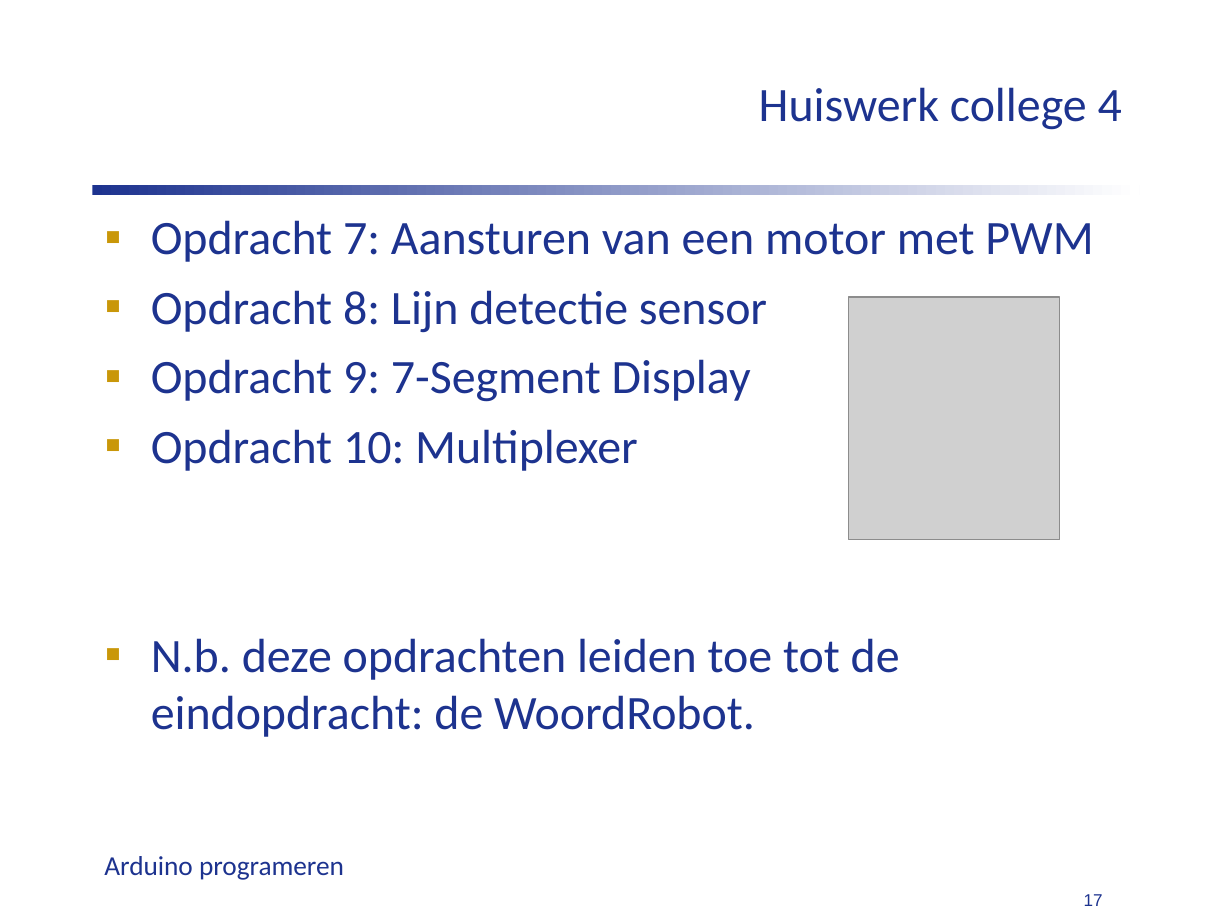
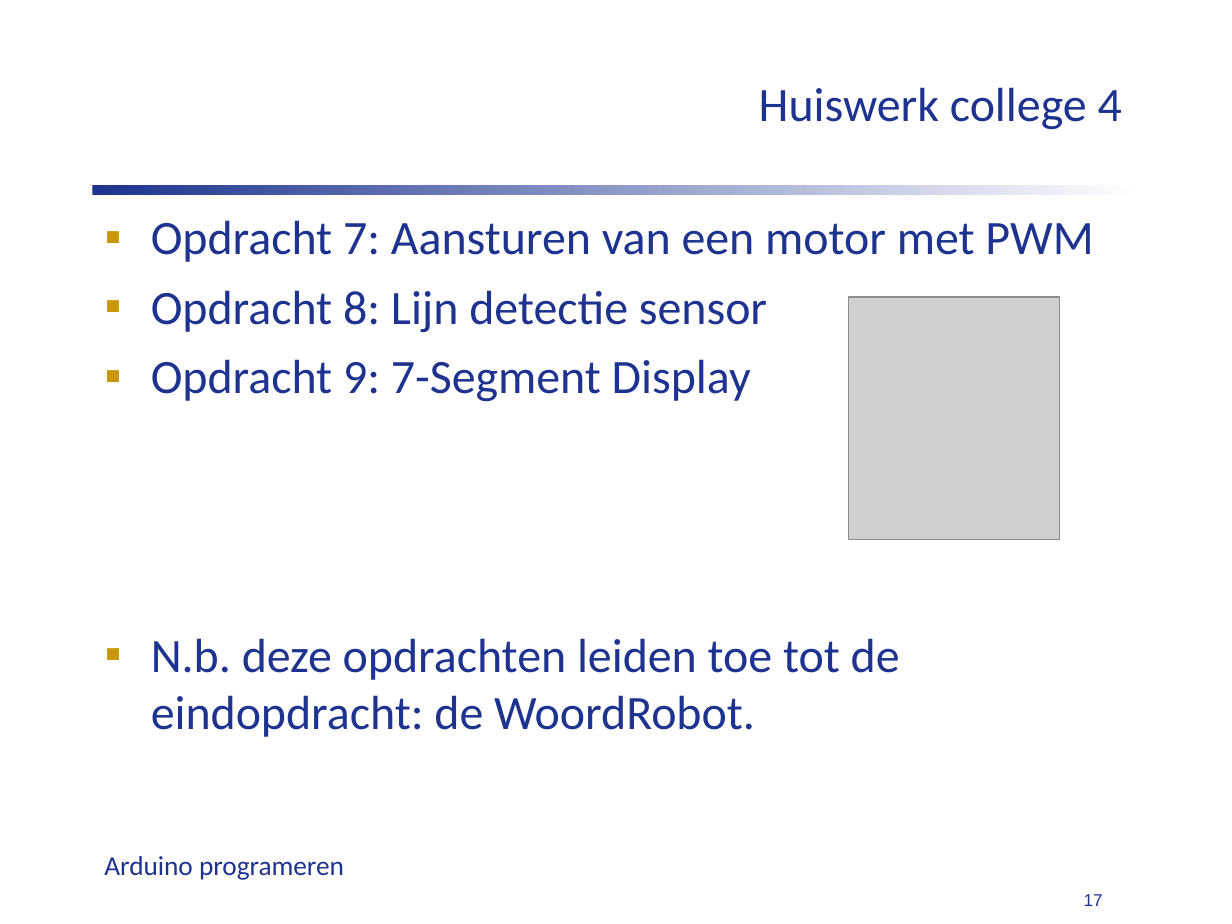
Before and after one commit to humiq/Greendevelopment, a slide deck: slide 17 of trunk/documents/Colleges/ISIROB College 4.ppt. Drawn at 1232x924 pixels with LibreOffice and Linux fonts; fonts in the diff are those of the drawing; grey boxes stand for pictures. Boxes give left, top, right and bottom in pixels: in the first picture for what was removed or moved away, otherwise in the second. Text is boxed around its words. In the diff, an @@ line names an element or a change of style, - is before the commit and + after.

Commit message:
Removed Opdracht 10 multiplexen. Is added to final assignment.

```diff
--- a/trunk/documents/Colleges/ISIROB College 4.ppt
+++ b/trunk/documents/Colleges/ISIROB College 4.ppt
@@ text at (151,429,638,471): paragraph removed @@
-▪ Opdracht 10: Multiplexer
```
